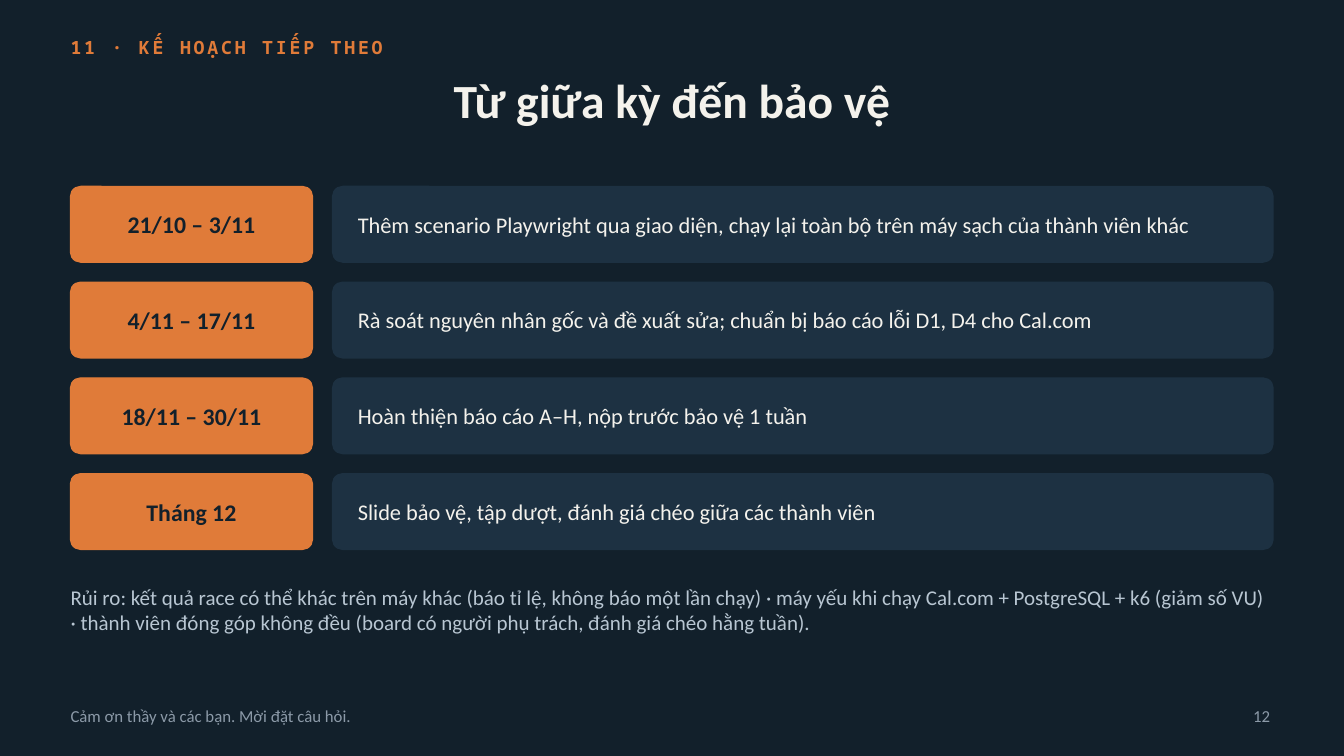
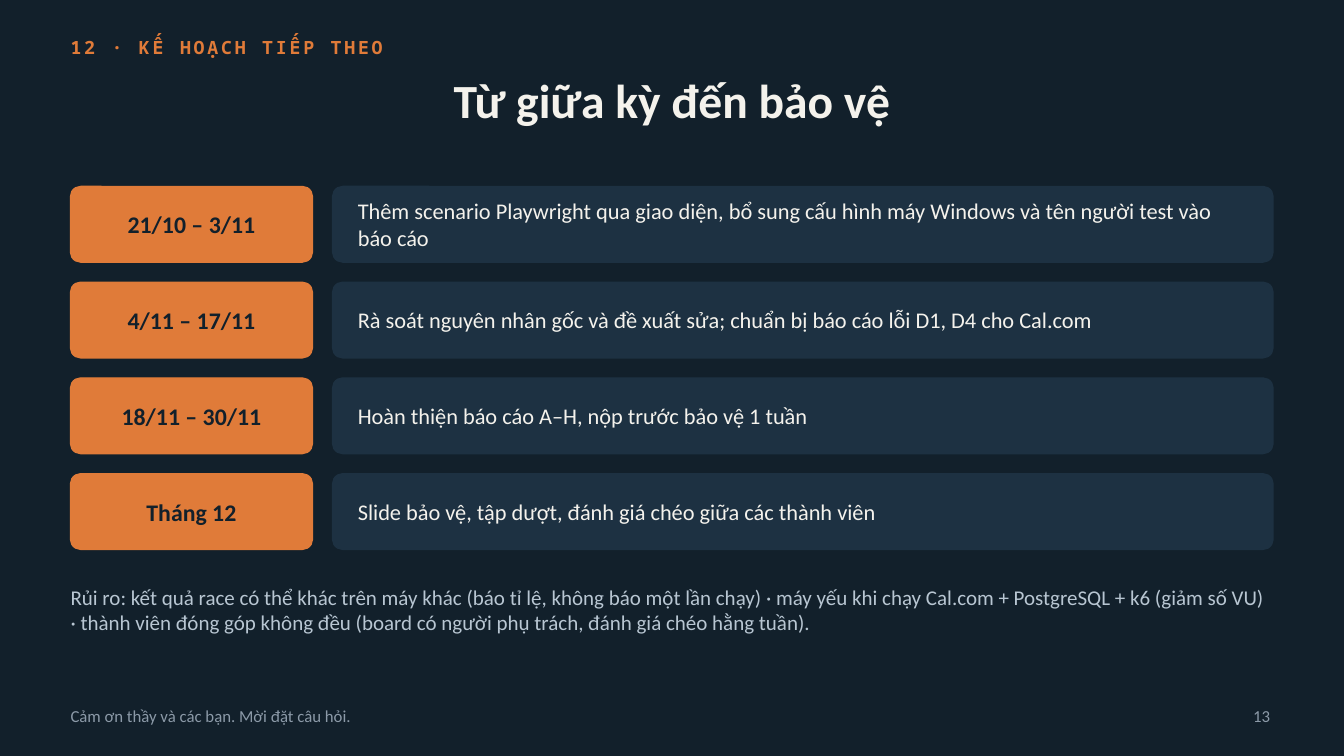
Before and after one commit to 2312741-sudo/kiem_thu_pm, a slide deck: slide 13 of docs/BAO_CAO_GIUA_KY_R05-K15.pptx (slide 12 before the commit). Drawn at 1344x756 pixels with LibreOffice and Linux fonts; fonts in the diff are those of the drawing. Boxes give left, top, right and bottom in pixels: in the first picture for what was removed or moved away, otherwise in the second. Text is boxed around its words. In the diff, an @@ line names an element or a change of style, - is before the commit and + after.

```diff
--- a/docs/BAO_CAO_GIUA_KY_R05-K15.pptx
+++ b/docs/BAO_CAO_GIUA_KY_R05-K15.pptx
@@ text at <box>71,37,383,58</box>: text changed @@
-11 · KẾ HOẠCH TIẾP THEO
+12 · KẾ HOẠCH TIẾP THEO
@@ text at <box>358,201,1211,246</box>: text changed @@
-Thêm scenario Playwright qua giao diện, chạy lại toàn bộ trên máy sạch của thành viên khác
+Thêm scenario Playwright qua giao diện, bổ sung cấu hình máy Windows và tên người test vào báo cáo
@@ page number at <box>1253,711,1270,722</box>: text changed @@
-12
+13
```
Also in this commit, not shown: 2 other slides changed, 1 slide added, 6 other files.
